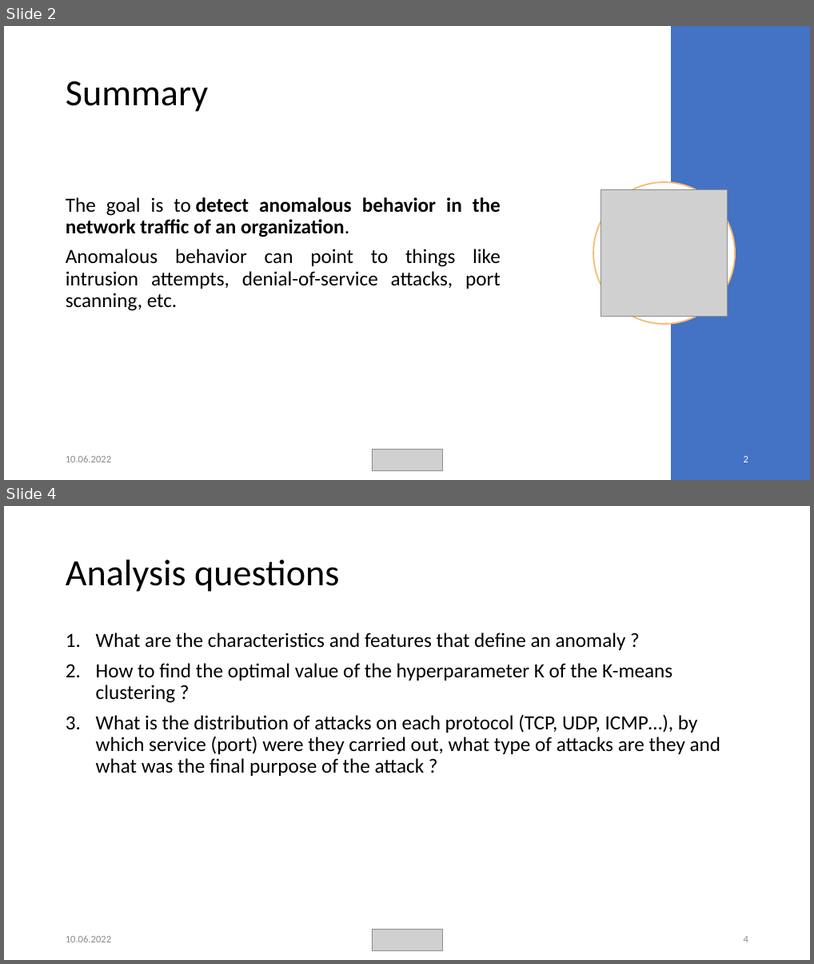
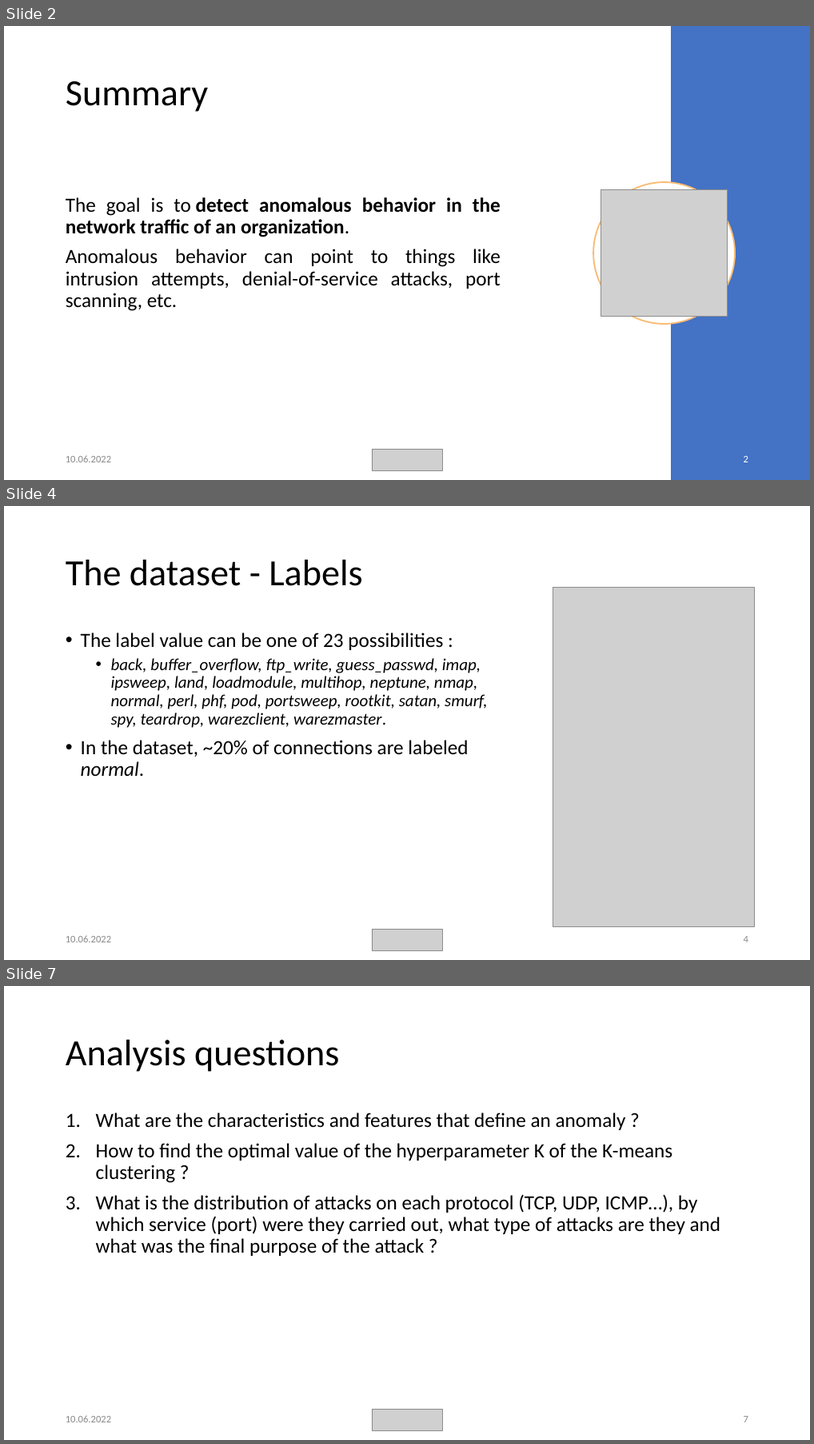
Before and after one commit to weevood/MA-BDA_Project, a slide deck: Documentation/Anomaly-Detection-in-Network-Traffic-with-K-means-Clustering.pptx. Shown one above the other, each under a label of ours: slides 2 and 4 before the commit, slides 2, 4 and 7 after it; the slides between them are not shown. The pictures are 814x964 and 814x1444 pixels, drawn with LibreOffice and Linux fonts; fonts in the diff are those of the drawing; grey boxes stand for pictures. Boxes give left, top, right and bottom in pixels: in the first picture for what was removed or moved away, otherwise in the second. Text is boxed around its words. In the diff, an @@ line names an element or a change of style, - is before the commit and + after.

Commit message:
Slides

```diff
--- a/Documentation/Anomaly-Detection-in-Network-Traffic-with-K-means-Clustering.pptx
+++ b/Documentation/Anomaly-Detection-in-Network-Traffic-with-K-means-Clustering.pptx
@@ slide 4 added at bbox=[4, 506, 810, 960], background #FFFFFF @@
@@ title added at bbox=[66, 560, 362, 586], 44 pt, text #000000 @@
+The dataset - Labels
@@ picture added at bbox=[554, 588, 754, 927] @@
@@ text added at bbox=[81, 632, 487, 776], 20 pt, text #000000, italic @@
+• The label value can be one of 23 possibilities :
+  • back, buffer_overflow, ftp_write, guess_passwd, imap, ipsweep, land, loadmodule, multihop, neptune, nmap, normal, perl, phf, pod, portsweep, rootkit, satan, smurf, spy, teardrop, warezclient, warezmaster.
+• In the dataset, ~20% of connections are labeled normal.
@@ text added at bbox=[66, 935, 111, 942], 12 pt, text #8C8C8C @@
+10.06.2022
@@ picture added at bbox=[372, 928, 442, 951] @@
@@ page number added at bbox=[744, 936, 749, 942], 12 pt, text #8C8C8C @@
+4
@@ what was slide 4 is now slide 7 @@
@@ page number at bbox=[744, 1416, 749, 1422]: text changed @@
-4
+7
```
Also in this commit, not shown: 1 slide changed, 2 other slides added, 1 other file.
